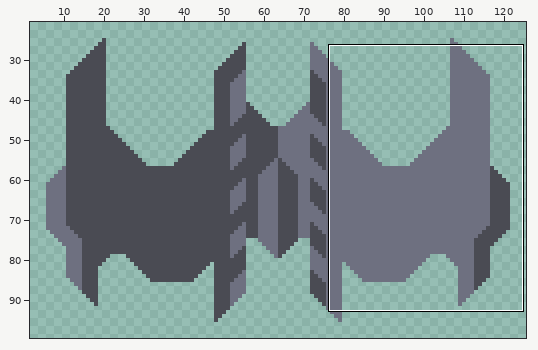
Sprite sheet -- sprites/blocks/turrets/Conclution/conclution-preview.png. The first picture is a wide view before the edit; the outline marks the close-up.
Close-up. Before the edit:
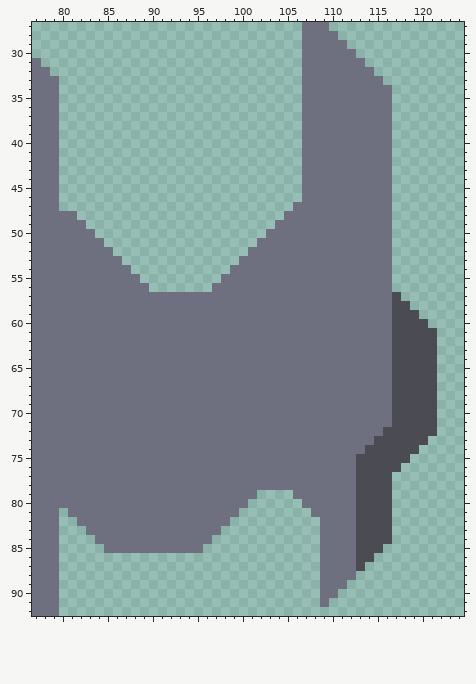
The file is 128x128 pixels. Shown: x 77..124, y 27..92. The wide view leaves out empty margins. The commit also changed other parts of the picture, which this record leaves out.
The same view after the edit:
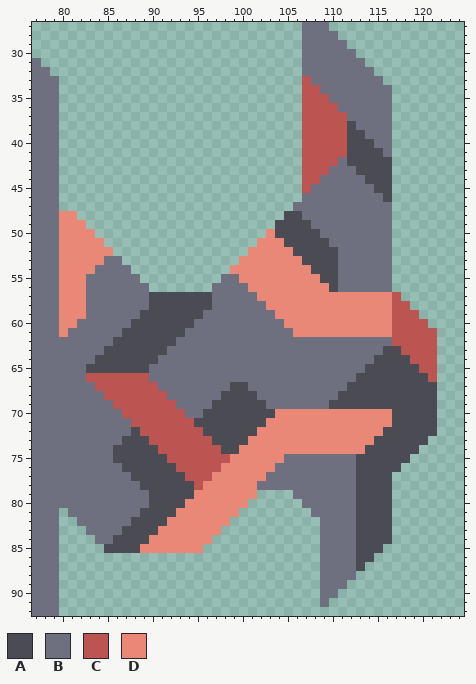
Palette (. is transparent): A #4a4b53  B #6e7080  C #bc5452  D #ea8878
Change:
@@ x 77..124 @@
 32 BB............................BBBBBBBB..........
-33 BBB...........................BBBBBBBBB.........
-34 BBB...........................BBBBBBBBBB........
-35 BBB...........................BBBBBBBBBB........
-36 BBB...........................BBBBBBBBBB........
-37 BBB...........................BBBBBBBBBB........
-38 BBB...........................BBBBBBBBBB........
-39 BBB...........................BBBBBBBBBB........
-40 BBB...........................BBBBBBBBBB........
-41 BBB...........................BBBBBBBBBB........
-42 BBB...........................BBBBBBBBBB........
-43 BBB...........................BBBBBBBBBB........
-44 BBB...........................BBBBBBBBBB........
-45 BBB...........................BBBBBBBBBB........
-46 BBB...........................BBBBBBBBBB........
+33 BBB...........................CBBBBBBBB.........
+34 BBB...........................CCBBBBBBBB........
+35 BBB...........................CCCBBBBBBB........
+36 BBB...........................CCCCBBBBBB........
+37 BBB...........................CCCCCBBBBB........
+38 BBB...........................CCCCCABBBB........
+39 BBB...........................CCCCCAABBB........
+40 BBB...........................CCCCCAAABB........
+41 BBB...........................CCCCCAAAAB........
+42 BBB...........................CCCCBAAAAA........
+43 BBB...........................CCCBBBAAAA........
+44 BBB...........................CCBBBBBAAA........
+45 BBB...........................CBBBBBBBAA........
+46 BBB...........................BBBBBBBBBA........
 47 BBB..........................BBBBBBBBBBB........
-48 BBBBB.......................BBBBBBBBBBBB........
-49 BBBBBB.....................BBBBBBBBBBBBB........
-50 BBBBBBB...................BBBBBBBBBBBBBB........
-51 BBBBBBBB.................BBBBBBBBBBBBBBB........
-52 BBBBBBBBB...............BBBBBBBBBBBBBBBB........
-53 BBBBBBBBBB.............BBBBBBBBBBBBBBBBB........
-54 BBBBBBBBBBB...........BBBBBBBBBBBBBBBBBB........
-55 BBBBBBBBBBBB.........BBBBBBBBBBBBBBBBBBB........
-56 BBBBBBBBBBBBB.......BBBBBBBBBBBBBBBBBBBB........
-57 BBBBBBBBBBBBBBBBBBBBBBBBBBBBBBBBBBBBBBBBA.......
-58 BBBBBBBBBBBBBBBBBBBBBBBBBBBBBBBBBBBBBBBBAA......
-59 BBBBBBBBBBBBBBBBBBBBBBBBBBBBBBBBBBBBBBBBAAA.....
-60 BBBBBBBBBBBBBBBBBBBBBBBBBBBBBBBBBBBBBBBBAAAA....
-61 BBBBBBBBBBBBBBBBBBBBBBBBBBBBBBBBBBBBBBBBAAAAA...
-62 BBBBBBBBBBBBBBBBBBBBBBBBBBBBBBBBBBBBBBBBAAAAA...
-63 BBBBBBBBBBBBBBBBBBBBBBBBBBBBBBBBBBBBBBBBAAAAA...
-64 BBBBBBBBBBBBBBBBBBBBBBBBBBBBBBBBBBBBBBBBAAAAA...
-65 BBBBBBBBBBBBBBBBBBBBBBBBBBBBBBBBBBBBBBBBAAAAA...
-66 BBBBBBBBBBBBBBBBBBBBBBBBBBBBBBBBBBBBBBBBAAAAA...
-67 BBBBBBBBBBBBBBBBBBBBBBBBBBBBBBBBBBBBBBBBAAAAA...
-68 BBBBBBBBBBBBBBBBBBBBBBBBBBBBBBBBBBBBBBBBAAAAA...
-69 BBBBBBBBBBBBBBBBBBBBBBBBBBBBBBBBBBBBBBBBAAAAA...
-70 BBBBBBBBBBBBBBBBBBBBBBBBBBBBBBBBBBBBBBBBAAAAA...
-71 BBBBBBBBBBBBBBBBBBBBBBBBBBBBBBBBBBBBBBBBAAAAA...
-72 BBBBBBBBBBBBBBBBBBBBBBBBBBBBBBBBBBBBBBBAAAAAA...
-73 BBBBBBBBBBBBBBBBBBBBBBBBBBBBBBBBBBBBBBAAAAAA....
-74 BBBBBBBBBBBBBBBBBBBBBBBBBBBBBBBBBBBBBAAAAAA.....
-75 BBBBBBBBBBBBBBBBBBBBBBBBBBBBBBBBBBBBAAAAAA......
-76 BBBBBBBBBBBBBBBBBBBBBBBBBBBBBBBBBBBBAAAAA.......
-77 BBBBBBBBBBBBBBBBBBBBBBBBBBBBBBBBBBBBAAAA........
-78 BBBBBBBBBBBBBBBBBBBBBBBBBBBBBBBBBBBBAAAA........
-79 BBBBBBBBBBBBBBBBBBBBBBBBB....BBBBBBBAAAA........
-80 BBBBBBBBBBBBBBBBBBBBBBBB......BBBBBBAAAA........
-81 BBB.BBBBBBBBBBBBBBBBBBB........BBBBBAAAA........
-82 BBB..BBBBBBBBBBBBBBBBB..........BBBBAAAA........
-83 BBB...BBBBBBBBBBBBBBB...........BBBBAAAA........
-84 BBB....BBBBBBBBBBBBB............BBBBAAAA........
-85 BBB.....BBBBBBBBBBB.............BBBBAAA.........
+48 BBBDD.......................AABBBBBBBBBB........
+49 BBBDDD.....................AAAABBBBBBBBB........
+50 BBBDDDD...................DAAAAABBBBBBBB........
+51 BBBDDDDD.................DDDAAAAABBBBBBB........
+52 BBBDDDDDD...............DDDDDAAAAABBBBBB........
+53 BBBDDDDDBB.............DDDDDDDAAAABBBBBB........
+54 BBBDDDDBBBB...........DDDDDDDDDAAABBBBBB........
+55 BBBDDDBBBBBB.........BBDDDDDDDDDAABBBBBB........
+56 BBBDDDBBBBBBB.......BBBBDDDDDDDDDABBBBBB........
+57 BBBDDDBBBBBBBAAAAAAABBBBBDDDDDDDDDDDDDDDC.......
+58 BBBDDDBBBBBBBAAAAAAABBBBBBDDDDDDDDDDDDDDCC......
+59 BBBDDDBBBBBBAAAAAAABBBBBBBBDDDDDDDDDDDDDCCC.....
+60 BBBDDBBBBBBAAAAAAABBBBBBBBBBDDDDDDDDDDDDCCCC....
+61 BBBDBBBBBBAAAAAAABBBBBBBBBBBBDDDDDDDDDDDCCCCC...
+62 BBBBBBBBBAAAAAAABBBBBBBBBBBBBBBBBBBBBBBBCCCCC...
+63 BBBBBBBBAAAAAAABBBBBBBBBBBBBBBBBBBBBBBBAACCCC...
+64 BBBBBBBAAAAAAABBBBBBBBBBBBBBBBBBBBBBBBAAAACCC...
+65 BBBBBBAAAAAAABBBBBBBBBBBBBBBBBBBBBBBBAAAAAACC...
+66 BBBBBBCCCCCCCBBBBBBBBBBBBBBBBBBBBBBBAAAAAAAAC...
+67 BBBBBBBCCCCCCCBBBBBBBBAABBBBBBBBBBBAAAAAAAAAA...
+68 BBBBBBBBCCCCCCCBBBBBBAAAABBBBBBBBBAAAAAAAAAAA...
+69 BBBBBBBBBCCCCCCCBBBBAAAAAABBBBBBBAAAAAAAAAAAA...
+70 BBBBBBBBBBCCCCCCCBBAAAAAAAADDDDDDDDDDDDDAAAAA...
+71 BBBBBBBBBBBCCCCCCCAAAAAAAADDDDDDDDDDDDDDAAAAA...
+72 BBBBBBBBBBBACCCCCCCAAAAAADDDDDDDDDDDDDDAAAAAA...
+73 BBBBBBBBBBAAACCCCCCCAAAADDDDDDDDDDDDDDAAAAAA....
+74 BBBBBBBBBAAAAACCCCCCCAADDDDDDDDDDDDDDAAAAAA.....
+75 BBBBBBBBBAAAAAACCCCCCCDDDDDDBBBBBBBBAAAAAA......
+76 BBBBBBBBBBAAAAAACCCCCDDDDDDBBBBBBBBBAAAAA.......
+77 BBBBBBBBBBBAAAAAACCCDDDDDDBBBBBBBBBBAAAA........
+78 BBBBBBBBBBBBAAAAAACDDDDDDBBBBBBBBBBBAAAA........
+79 BBBBBBBBBBBBBAAAAADDDDDDD....BBBBBBBAAAA........
+80 BBBBBBBBBBBBBAAAADDDDDDD......BBBBBBAAAA........
+81 BBB.BBBBBBBBAAAADDDDDDD........BBBBBAAAA........
+82 BBB..BBBBBBAAAADDDDDDD..........BBBBAAAA........
+83 BBB...BBBBAAAADDDDDDD...........BBBBAAAA........
+84 BBB....BBAAAADDDDDDD............BBBBAAAA........
+85 BBB.....AAAADDDDDDD.............BBBBAAA.........
 86 BBB.............................BBBBAA..........
